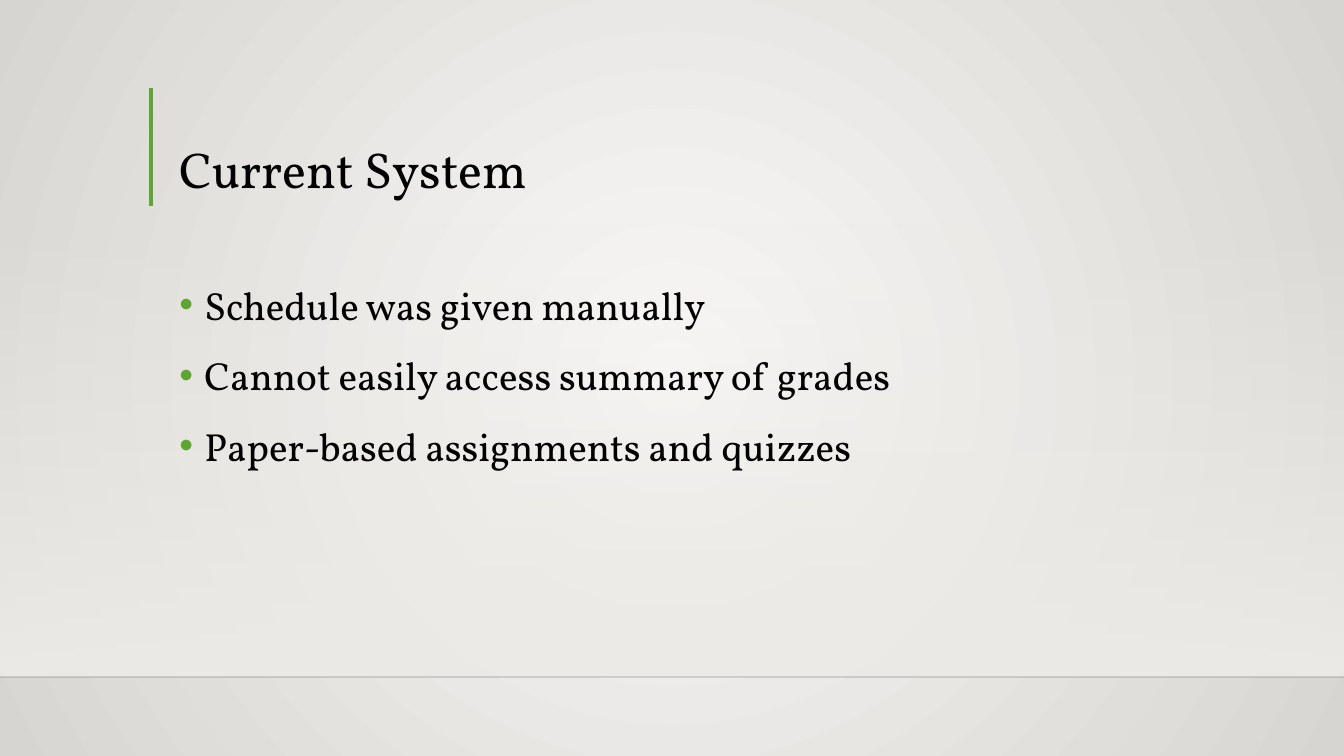
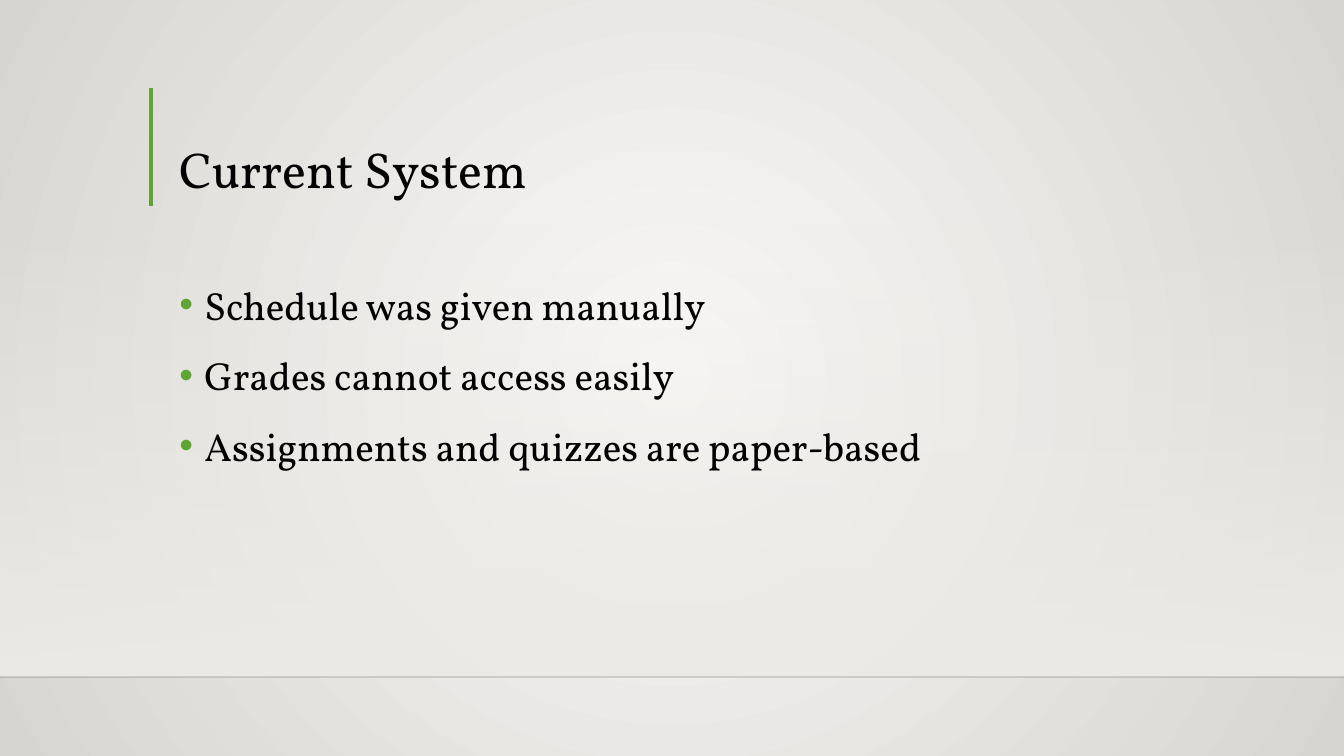
Before and after one commit to seans888/Project---LSC-2, a slide deck: slide 4 of Documentation/MCSPROJ/LSC-LMS PPT.pptx (slide 3 before the commit). Drawn at 1344x756 pixels with LibreOffice and Linux fonts; fonts in the diff are those of the drawing; background and template pictures are left out. Boxes give left, top, right and bottom in pixels: in the first picture for what was removed or moved away, otherwise in the second. Text is boxed around its words. In the diff, an @@ line names an element or a change of style, - is before the commit and + after.

```diff
--- a/Documentation/MCSPROJ/LSC-LMS PPT.pptx
+++ b/Documentation/MCSPROJ/LSC-LMS PPT.pptx
@@ text at <box>204,362,921,471</box>: text changed @@
-• Cannot easily access summary of grades
-• Paper-based assignments and quizzes
+• Grades cannot access easily
+• Assignments and quizzes are paper-based
```
Also in this commit, not shown: 6 other slides changed, 1 slide added.
